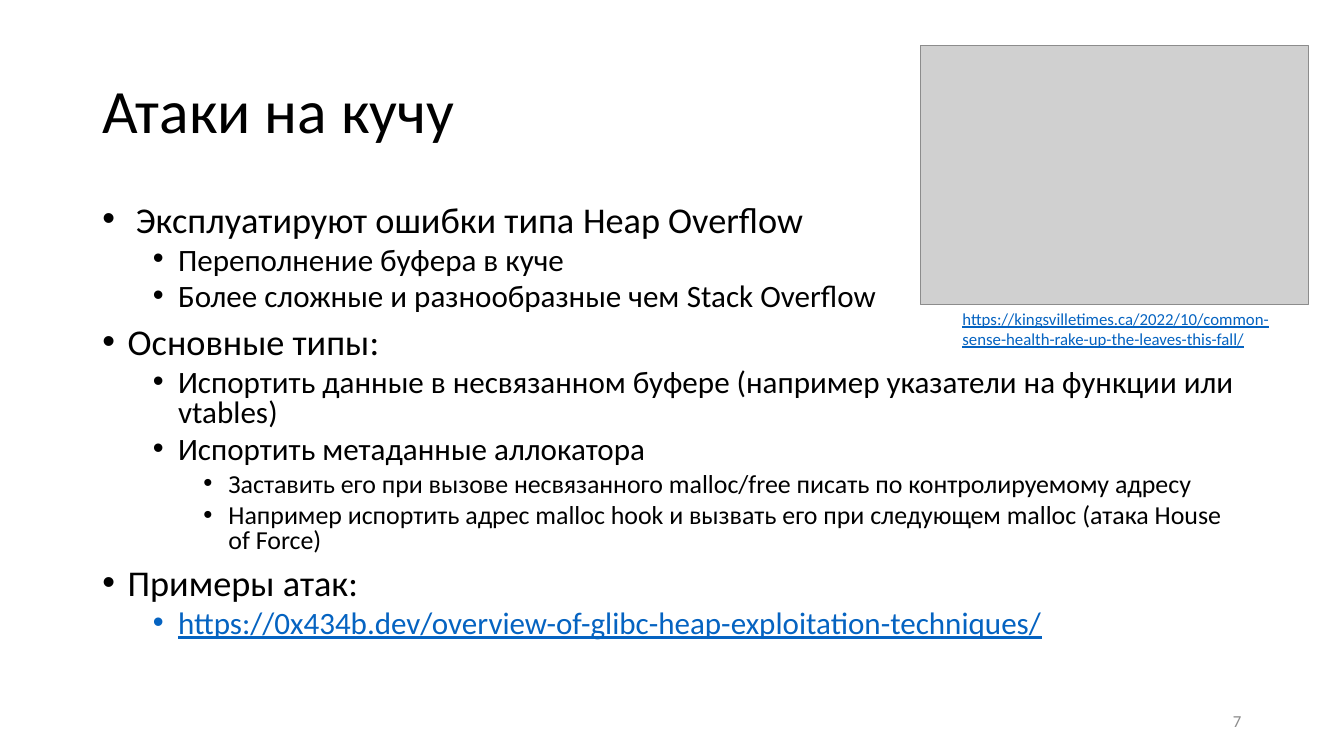
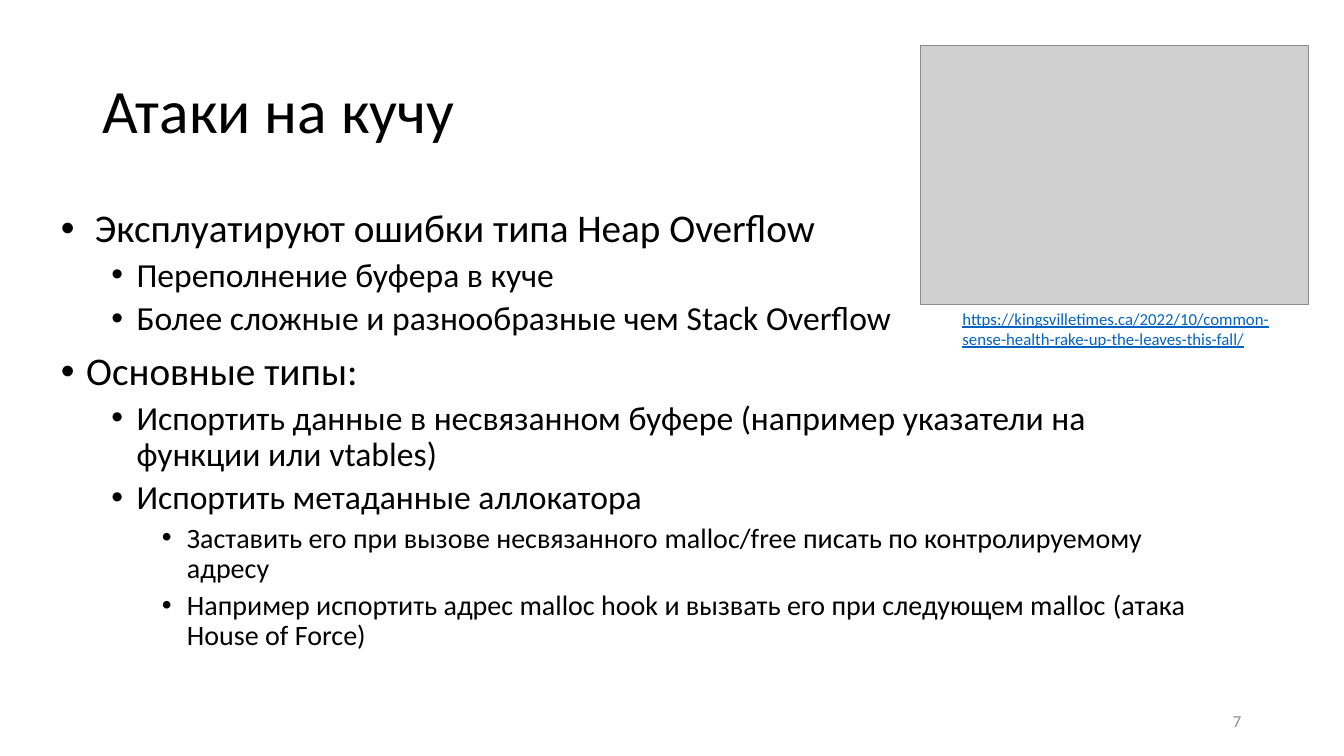
Before and after one commit to yugr/slides, a slide deck: slide 7 of CppZeroCost/2025/RU.pptx. Drawn at 1344x756 pixels with LibreOffice and Linux fonts; fonts in the diff are those of the drawing; grey boxes stand for pictures. Boxes give left, top, right and bottom in pixels: in the first picture for what was removed or moved away, otherwise in the second. Text is boxed around its words. In the diff, an @@ line names an element or a change of style, - is before the commit and + after.

```diff
--- a/CppZeroCost/2025/RU.pptx
+++ b/CppZeroCost/2025/RU.pptx
@@ text "Эксплуатируют ошибки типа Heap Overflow": place and size @@
-text "Эксплуатируют ошибки типа Heap Overflow" at [128,208,1233,640]
+text "Эксплуатируют ошибки типа Heap Overflow" at [86,215,1185,649]
@@ text "Эксплуатируют ошибки типа Heap Overflow" at [86,215,1185,649]: size 25.9 to 28 pt in "Эксплуатируют ошибки типа Heap Overflow", "Основные типы:"; size 22.2 to 24 pt in "Переполнение буфера в куче", "Более сложные и разнообразные чем Stack Overflow", "Испортить данные в несвязанном буфере (например указатели ...", "Испортить метаданные аллокатора"; size 18.5 to 20 pt in "Заставить его при вызове несвязанного malloc/free писать ...", "Например испортить адрес malloc hook и вызвать ..."; line spacing 0.8 to 0.9 @@
@@ text at [128,572,1041,640]: paragraphs removed @@
-• Примеры атак:
-  • https://0x434b.dev/overview-of-glibc-heap-exploitation-techniques/
```
Also in this commit, not shown: 17 other slides changed, 3 slides added, 1 slide removed, 3 other files.
